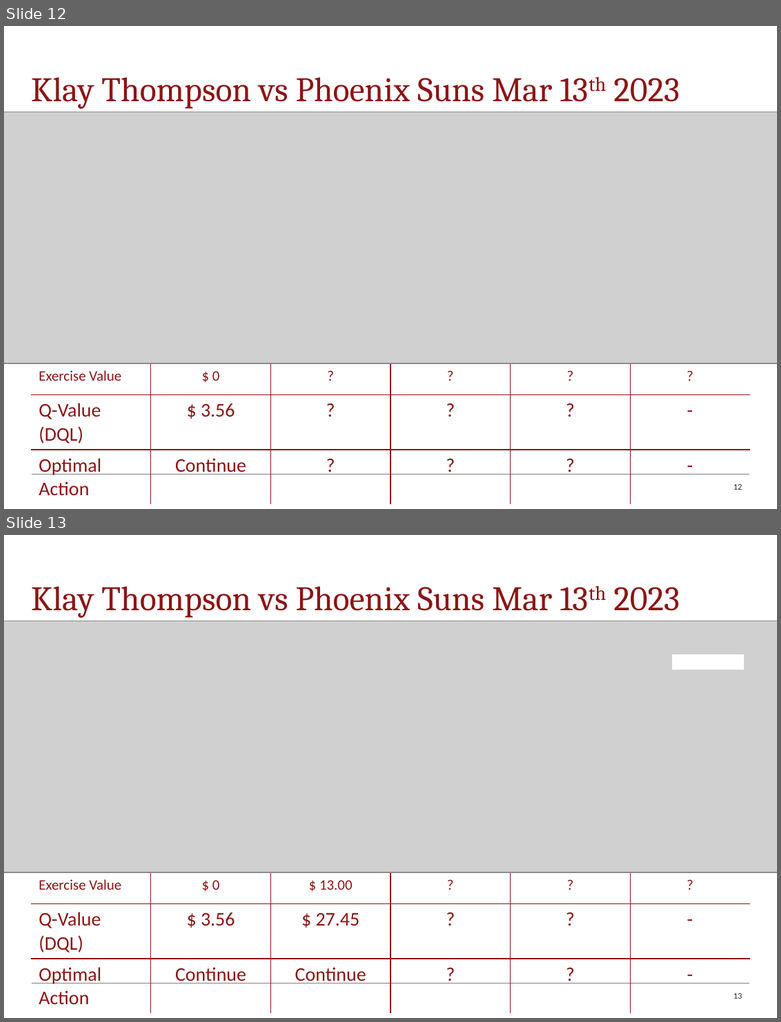
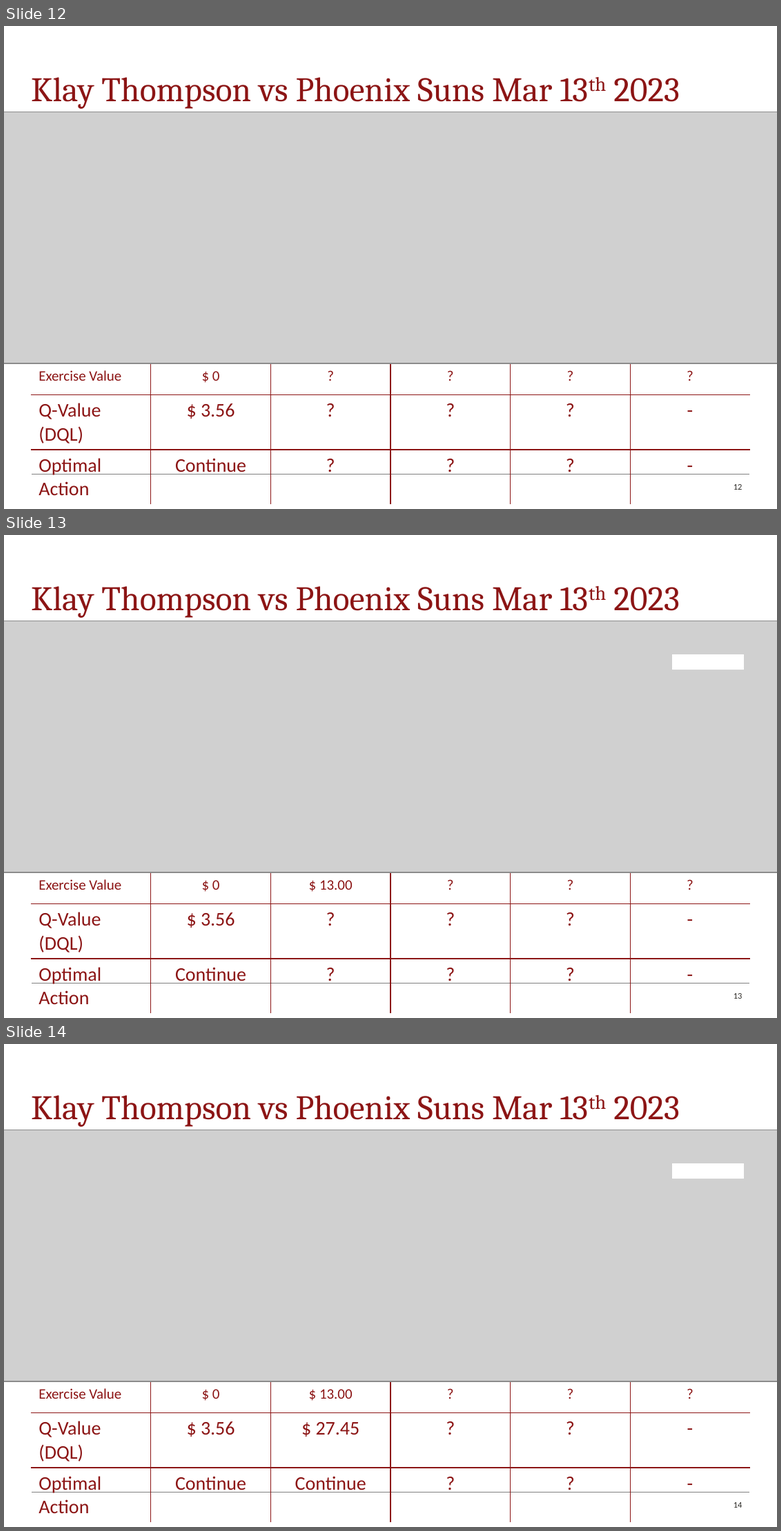
Before and after one commit to 161siegels/CME-241-Project, a slide deck: Second_Draft.pptx. Shown one above the other, each under a label of ours: slides 12 and 13 before the commit, slides 12, 13 and 14 after it. The pictures are 781x1022 and 781x1531 pixels, drawn with LibreOffice and Linux fonts; fonts in the diff are those of the drawing; grey boxes stand for pictures; background and template pictures are left out. Boxes give left, top, right and bottom in pixels: in the first picture for what was removed or moved away, otherwise in the second. Text is boxed around its words. In the diff, an @@ line names an element or a change of style, - is before the commit and + after.

```diff
--- a/Second_Draft.pptx
+++ b/Second_Draft.pptx
@@ slide 13 added at box(4, 535, 777, 1018), background #FFFFFF; not listed: 1 template element that a slide beside it also shows @@
@@ title added at box(31, 586, 680, 618), 32 pt, text #8C1515 @@
+Klay Thompson vs Phoenix Suns Mar 13th 2023
@@ picture added at box(4, 621, 777, 872) @@
@@ rectangle added at box(672, 655, 744, 670), fill #FFFFFF @@
@@ table added at box(31, 872, 750, 1007), 3 rows, 6 columns @@
+Exercise Value | $ 0 | $ 13.00 | ? | ? | ?
+Q-Value (DQL) | $ 3.56 | ? | ? | ? | -
+Optimal Action | Continue | ? | ? | ? | -
@@ page number added at box(733, 993, 742, 999), 8 pt, text #2E2C28 @@
+13
@@ what was slide 13 is now slide 14 @@
@@ page number at box(733, 1502, 742, 1508): text changed @@
-13
+14
```
Also in this commit, not shown: 2 other slides added.
